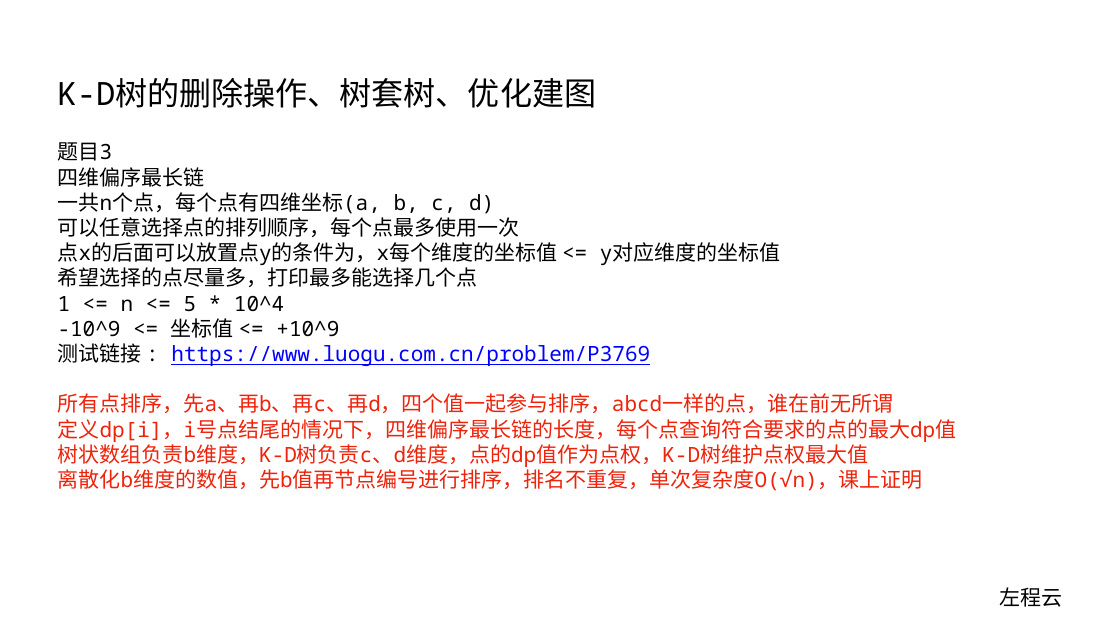
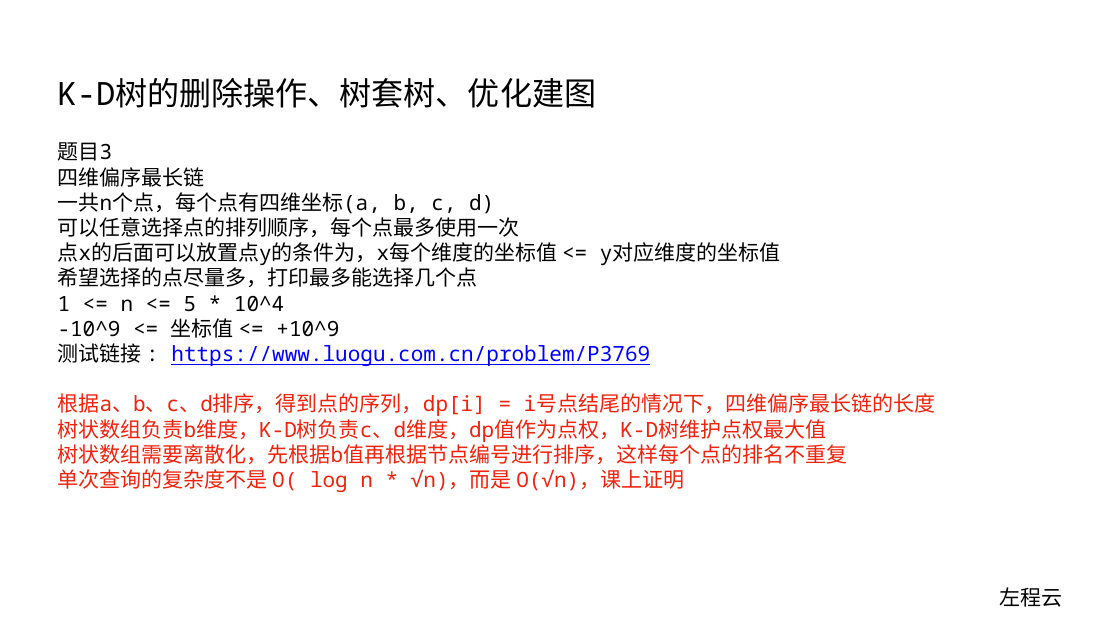
Before and after one commit to algorithmzuo/algorithm-journey, a slide deck: slide 6 of ppt/算法讲解206【挺难】K-D树的删除操作、树套树、优化建图.pptx. Drawn at 1120x630 pixels with LibreOffice and Linux fonts; fonts in the diff are those of the drawing. Boxes give left, top, right and bottom in pixels: in the first picture for what was removed or moved away, otherwise in the second. Text is boxed around its words. In the diff, an @@ line names an element or a change of style, - is before the commit and + after.

Commit message:
modify code

```diff
--- a/ppt/算法讲解206【挺难】K-D树的删除操作、树套树、优化建图.pptx
+++ b/ppt/算法讲解206【挺难】K-D树的删除操作、树套树、优化建图.pptx
@@ text at [58,393,936,492]: text changed @@
-所有点排序，先a、再b、再c、再d，四个值一起参与排序，abcd一样的点，谁在前无所谓
-定义dp[i]，i号点结尾的情况下，四维偏序最长链的长度，每个点查询符合要求的点的最大dp值
-树状数组负责b维度，K-D树负责c、d维度，点的dp值作为点权，K-D树维护点权最大值
-离散化b维度的数值，先b值再节点编号进行排序，排名不重复，单次复杂度O(√n)，课上证明
+根据a、b、c、d排序，得到点的序列，dp[i] = i号点结尾的情况下，四维偏序最长链的长度
+树状数组负责b维度，K-D树负责c、d维度，dp值作为点权，K-D树维护点权最大值
+树状数组需要离散化，先根据b值再根据节点编号进行排序，这样每个点的排名不重复
+单次查询的复杂度不是 O( log n * √n)，而是 O(√n)，课上证明
```
